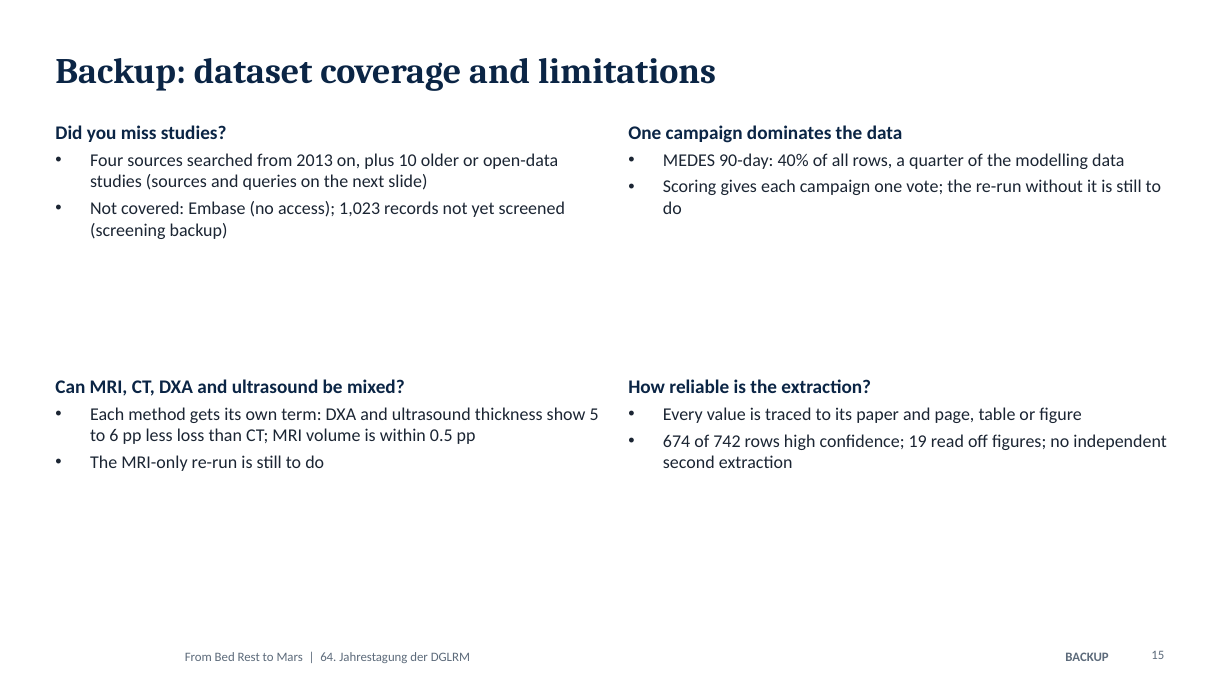
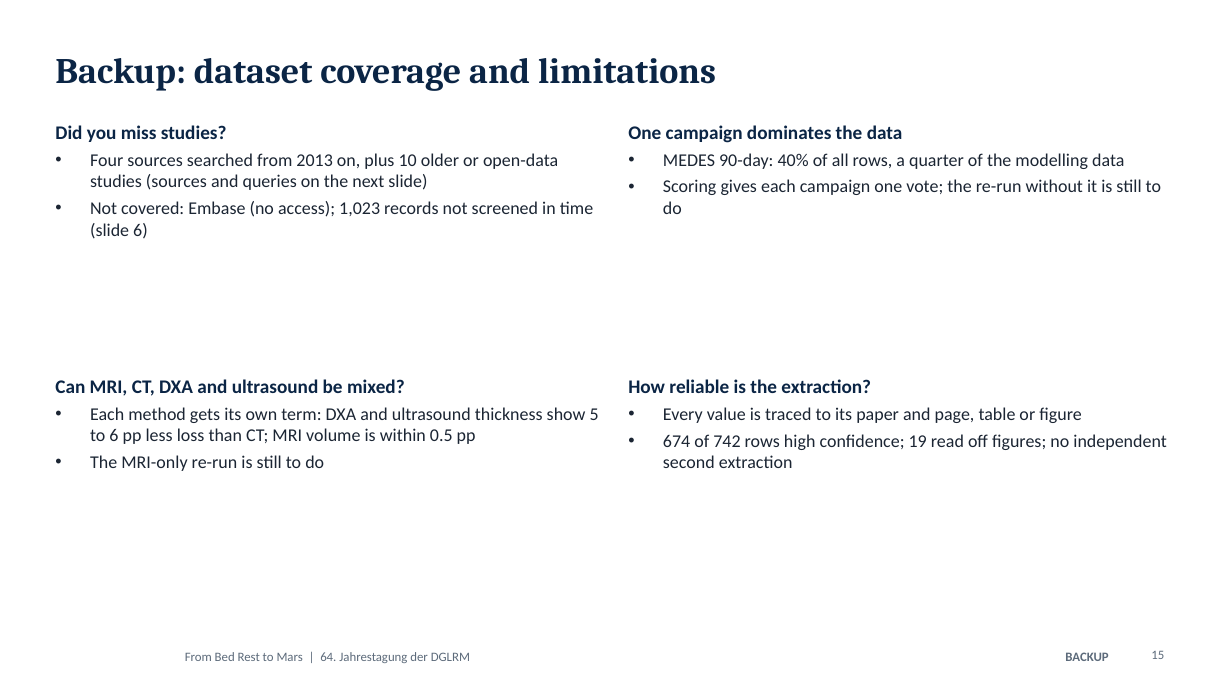
Before and after one commit to MiladBahariQaragoz/BedrestToMars, a slide deck: slide 15 of presentation/bed-rest-to-mars-talk.pptx. Drawn at 1232x693 pixels with LibreOffice and Linux fonts; fonts in the diff are those of the drawing; background and template pictures are left out. Boxes give left, top, right and bottom in pixels: in the first picture for what was removed or moved away, otherwise in the second. Text is boxed around its words. In the diff, an @@ line names an element or a change of style, - is before the commit and + after.

```diff
--- a/presentation/bed-rest-to-mars-talk.pptx
+++ b/presentation/bed-rest-to-mars-talk.pptx
@@ text at [90, 201, 593, 239]: text changed @@
-• Not covered: Embase (no access); 1,023 records not yet screened (screening backup)
+• Not covered: Embase (no access); 1,023 records not screened in time (slide 6)
```
Also in this commit, not shown: 1 slide removed, 4 other files.
